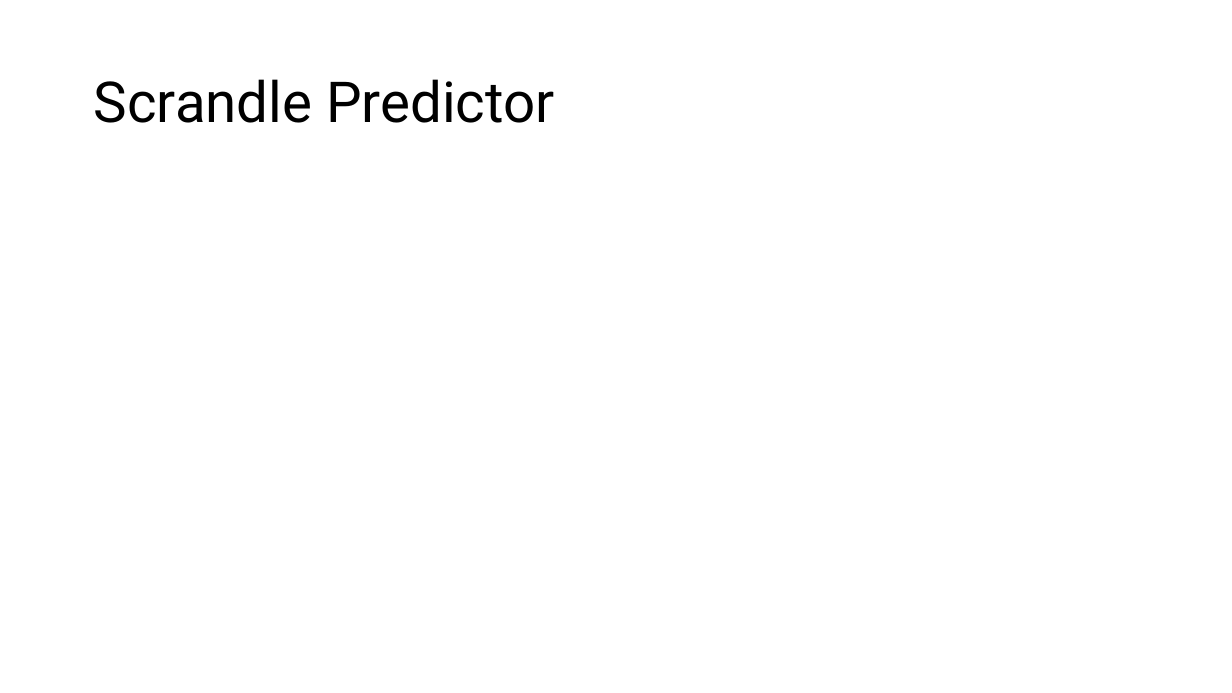
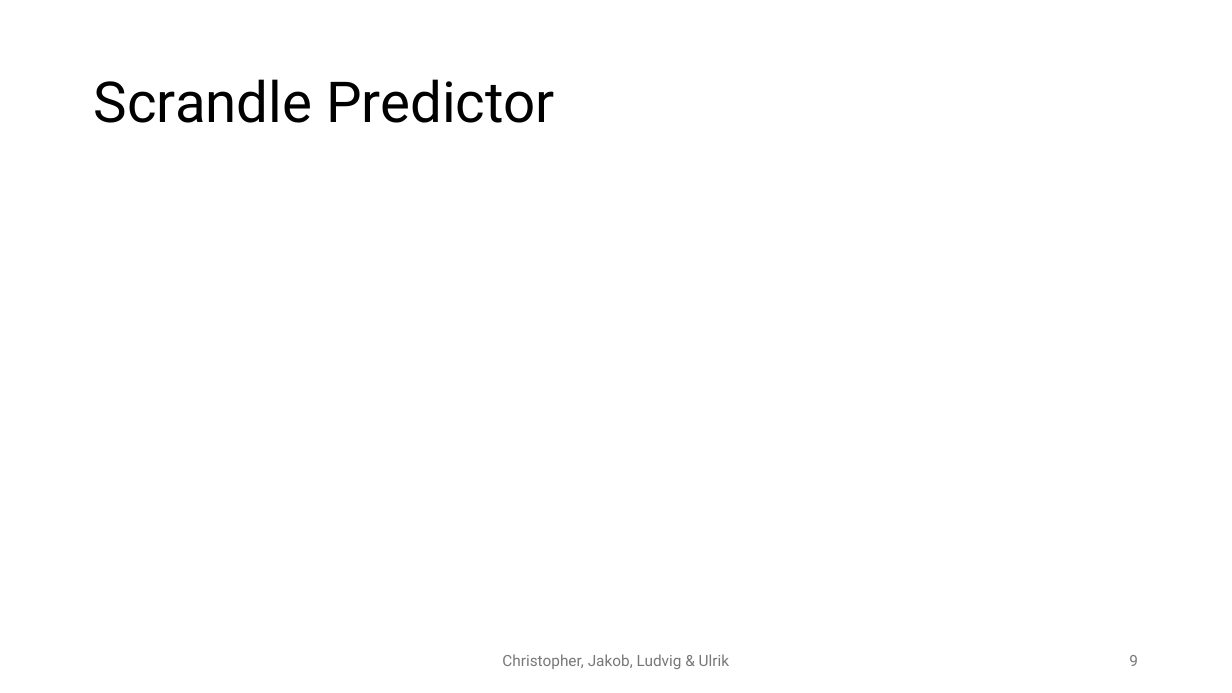
Before and after one commit to JakobFugl/scrandle_ml_project, a slide deck: slide 9 of power_point_folder/power_point_project.pptx. Drawn at 1232x693 pixels with LibreOffice and Linux fonts; fonts in the diff are those of the drawing. Boxes give left, top, right and bottom in pixels: in the first picture for what was removed or moved away, otherwise in the second. Text is boxed around its words. In the diff, an @@ line names an element or a change of style, - is before the commit and + after.

```diff
--- a/power_point_folder/power_point_project.pptx
+++ b/power_point_folder/power_point_project.pptx
@@ text added at box(502, 654, 729, 669), 12 pt, text #797979 @@
+Christopher, Jakob, Ludvig & Ulrik
@@ page number added at box(1129, 655, 1138, 666), 12 pt, text #797979 @@
+9
```
Also in this commit, not shown: 8 other slides changed, 1 other file.
